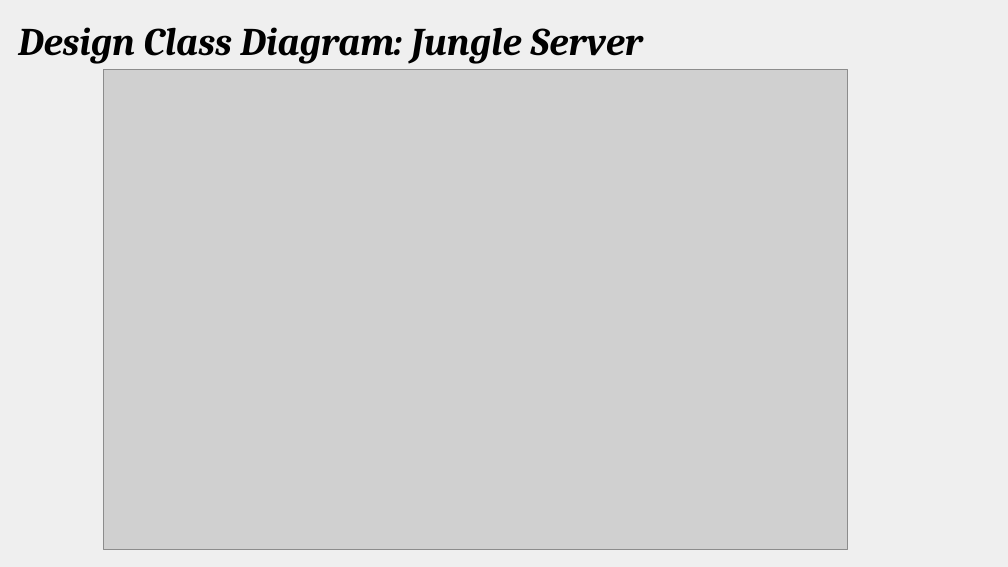
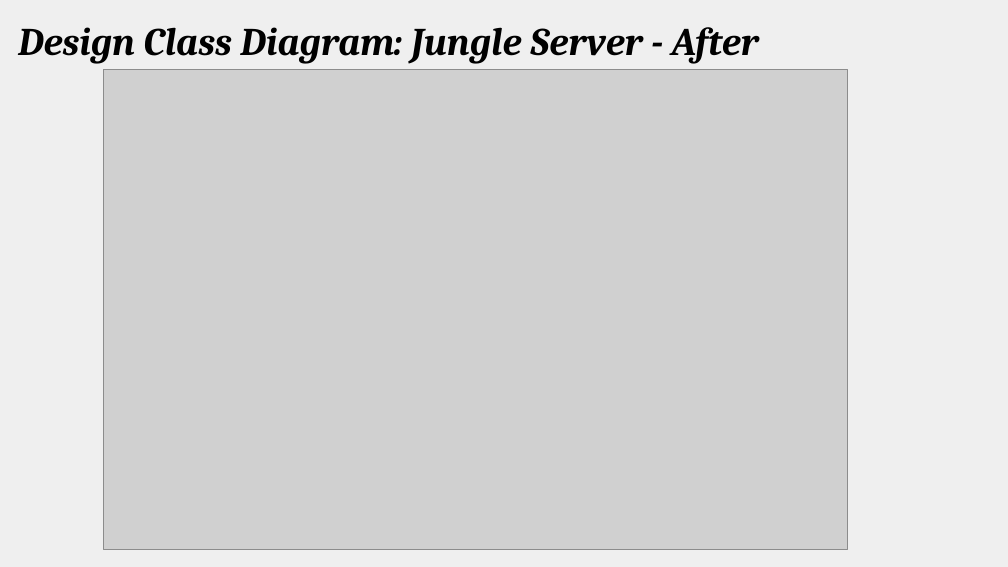
Before and after one commit to amgunden/cs414-f17-301-chessire-coders, a slide deck: slide 7 of documentation/P4 Presentation.pptx. Drawn at 1008x567 pixels with LibreOffice and Linux fonts; fonts in the diff are those of the drawing; grey boxes stand for pictures. Boxes give left, top, right and bottom in pixels: in the first picture for what was removed or moved away, otherwise in the second. Text is boxed around its words. In the diff, an @@ line names an element or a change of style, - is before the commit and + after.

```diff
--- a/documentation/P4 Presentation.pptx
+++ b/documentation/P4 Presentation.pptx
@@ title at [18, 27, 759, 64]: text changed @@
-Design Class Diagram: Jungle Server
+Design Class Diagram: Jungle Server - After
```
Also in this commit, not shown: 5 other slides changed, 2 slides added, 1 slide removed, 1 other file.
